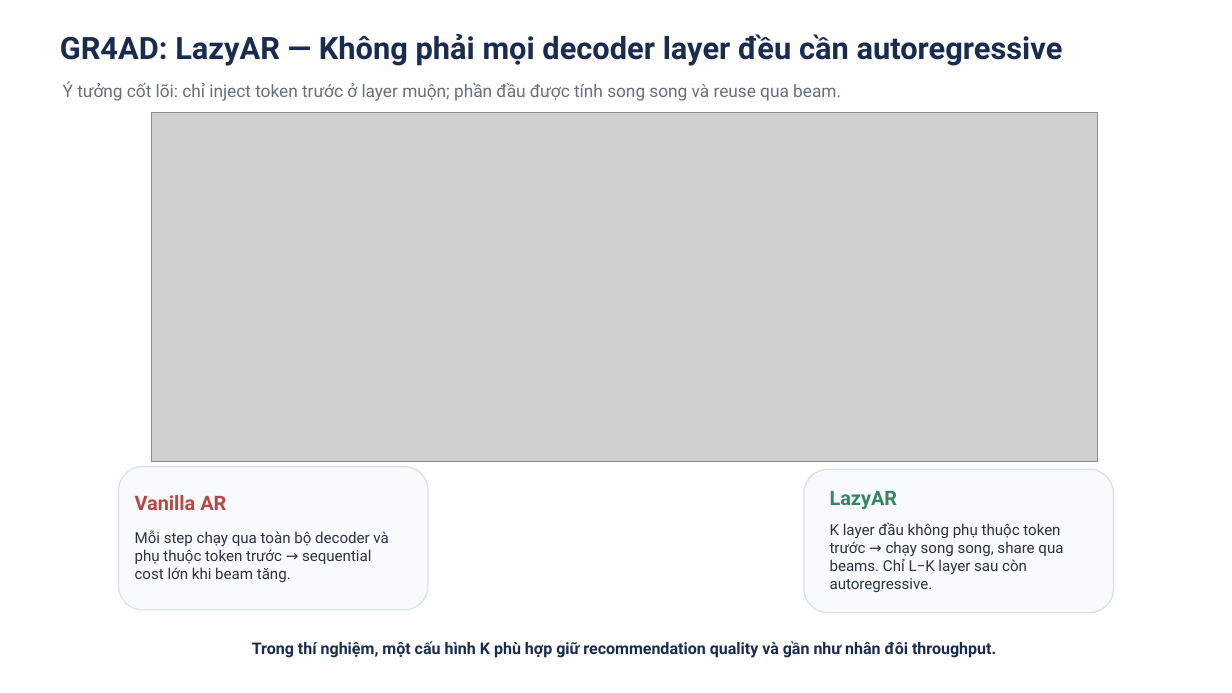
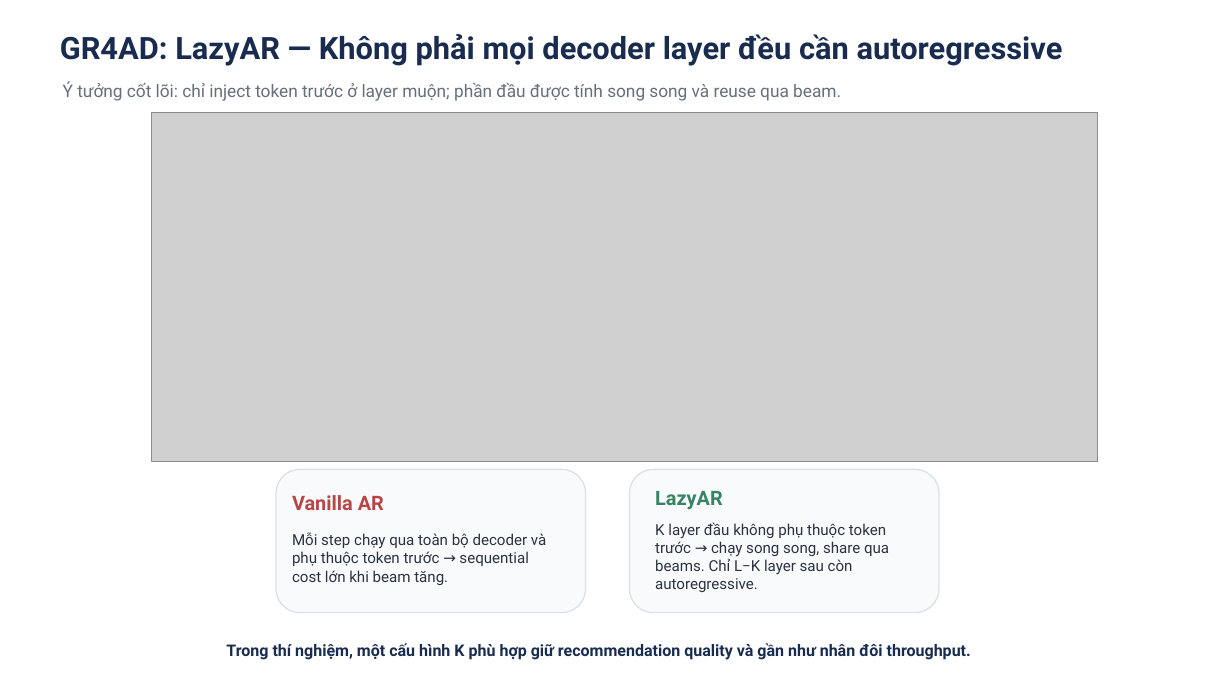
Before and after one commit to nam-htran/VSF-MiniApp-Ecommerce, a slide deck: slide 15 of docs/present/Slide.pptx. Drawn at 1232x693 pixels with LibreOffice and Linux fonts; fonts in the diff are those of the drawing; grey boxes stand for pictures. Boxes give left, top, right and bottom in pixels: in the first picture for what was removed or moved away, otherwise in the second. Text is boxed around its words. In the diff, an @@ line names an element or a change of style, - is before the commit and + after.

```diff
--- a/docs/present/Slide.pptx
+++ b/docs/present/Slide.pptx
@@ rounded rectangle: place and size @@
-rounded rectangle at (118, 467, 428, 610)
+rounded rectangle at (276, 470, 586, 613)
@@ 2 texts, 1 rounded rectangle: place and size @@
-2 texts, 1 rounded rectangle at (804, 470, 1114, 613)
+2 texts, 1 rounded rectangle at (629, 470, 939, 613)
@@ text "Vanilla AR": place and size @@
-text "Vanilla AR" at (135, 495, 226, 510)
+text "Vanilla AR" at (292, 495, 384, 510)
@@ text "Mỗi step chạy qua toàn ...": place and size @@
-text "Mỗi step chạy qua toàn ..." at (135, 530, 388, 582)
+text "Mỗi step chạy qua toàn ..." at (292, 532, 546, 585)
@@ text "Trong thí nghiệm, một cấu ...": place and size @@
-text "Trong thí nghiệm, một cấu ..." at (252, 641, 996, 658)
+text "Trong thí nghiệm, một cấu ..." at (226, 643, 971, 660)
```
Also in this commit, not shown: 1 other slide changed.
